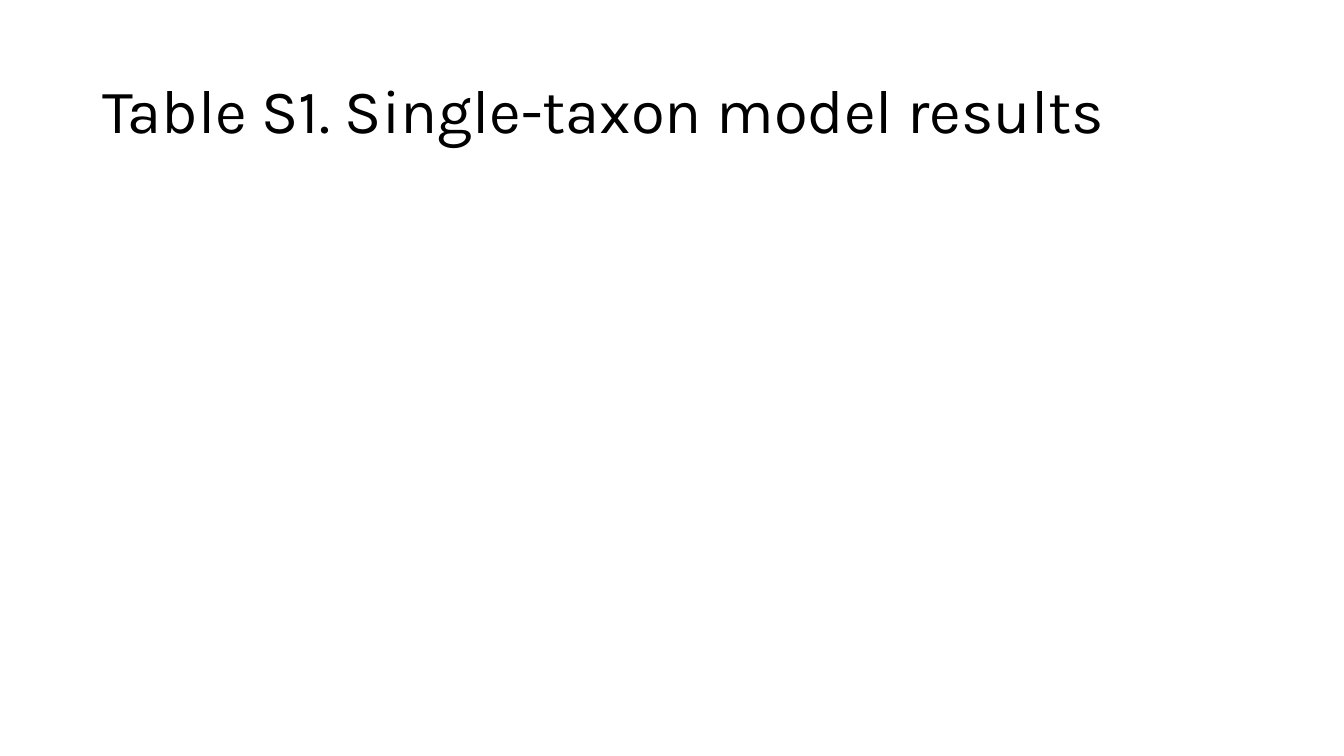
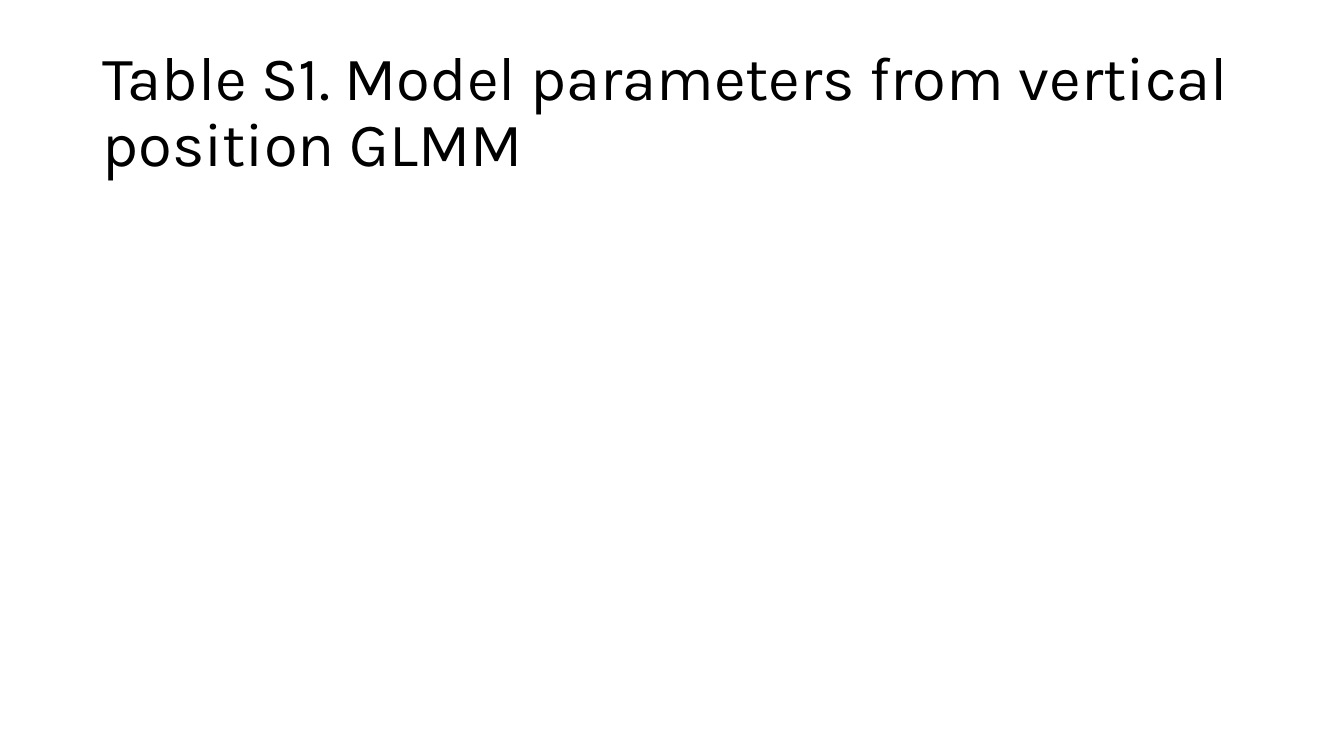
Before and after one commit to LukeABobay/larval-fish-community-analysis, a slide deck: slide 14 of Figures and tables final data set.pptx (slide 13 before the commit). Drawn at 1344x756 pixels with LibreOffice and Linux fonts; fonts in the diff are those of the drawing. Boxes give left, top, right and bottom in pixels: in the first picture for what was removed or moved away, otherwise in the second. Text is boxed around its words. In the diff, an @@ line names an element or a change of style, - is before the commit and + after.

```diff
--- a/Figures and tables final data set.pptx
+++ b/Figures and tables final data set.pptx
@@ title at box(102, 57, 1228, 181): text changed @@
-Table S1. Single-taxon model results
+Table S1. Model parameters from vertical position GLMM
```
Also in this commit, not shown: 2 other slides changed, 2 slides added, 1 slide removed, 10 other files.
